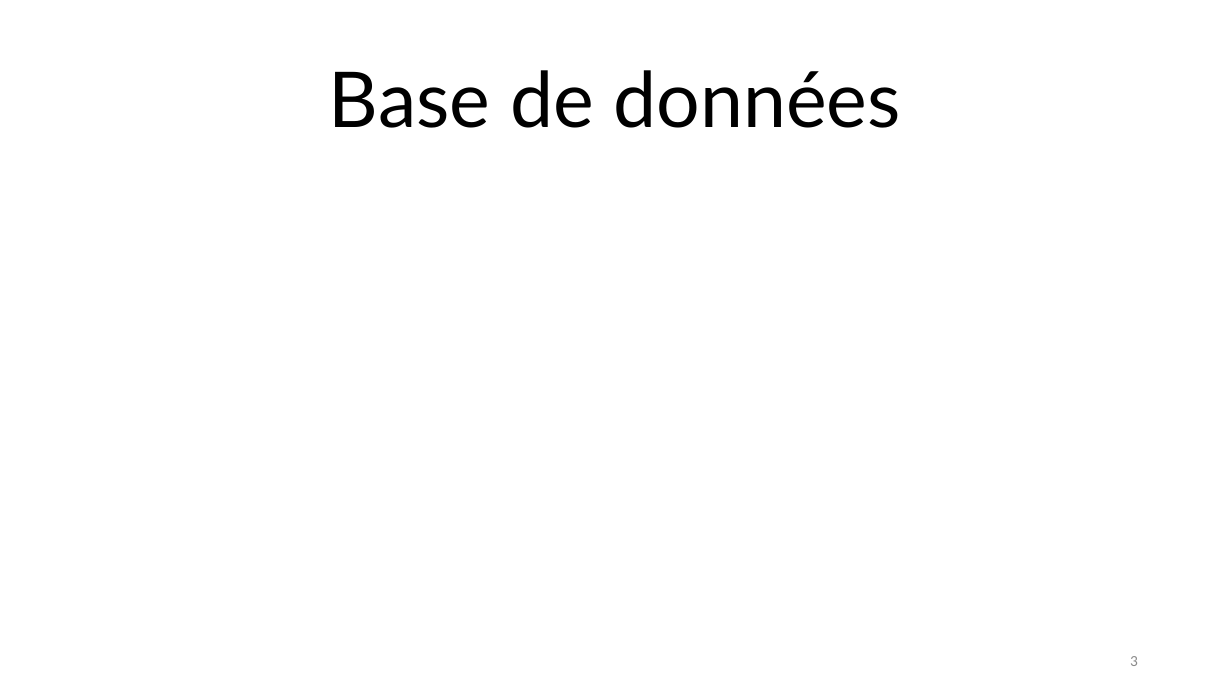
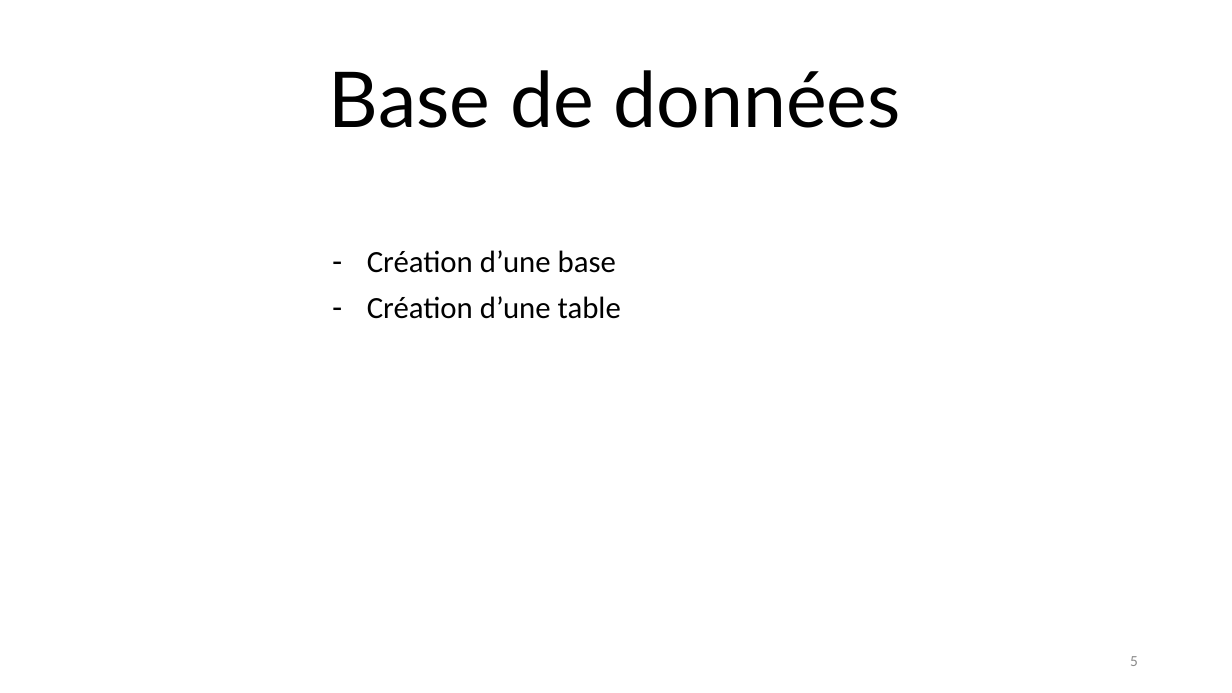
Before and after one commit to chopinvictor/CUBES-2, a slide deck: slide 5 of Présentation CUBE 2.pptx (slide 3 before the commit). Drawn at 1232x693 pixels with LibreOffice and Linux fonts; fonts in the diff are those of the drawing; background and template pictures are left out. Boxes give left, top, right and bottom in pixels: in the first picture for what was removed or moved away, otherwise in the second. Text is boxed around its words. In the diff, an @@ line names an element or a change of style, - is before the commit and + after.

```diff
--- a/Présentation CUBE 2.pptx
+++ b/Présentation CUBE 2.pptx
@@ subtitle added at box(367, 250, 621, 319), 24 pt, text #000000 @@
+– Création d’une base
+– Création d’une table
@@ page number at box(1130, 656, 1138, 666): text changed @@
-3
+5
```
Also in this commit, not shown: 5 other slides changed, 2 other files.
